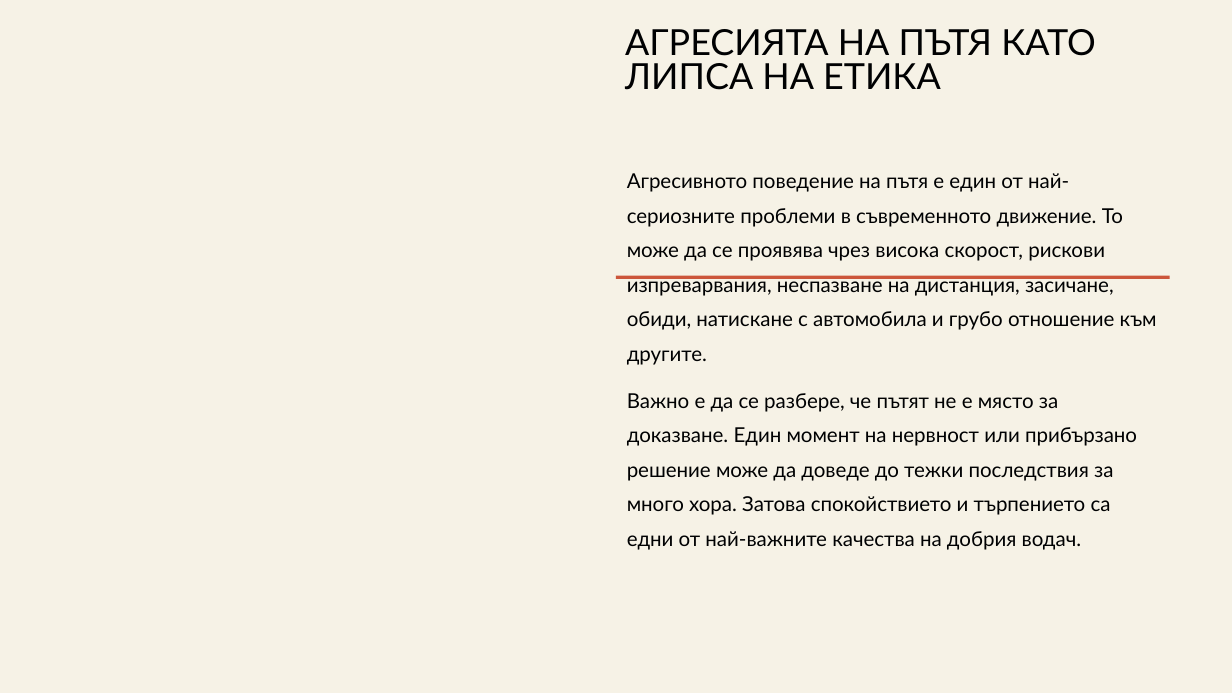
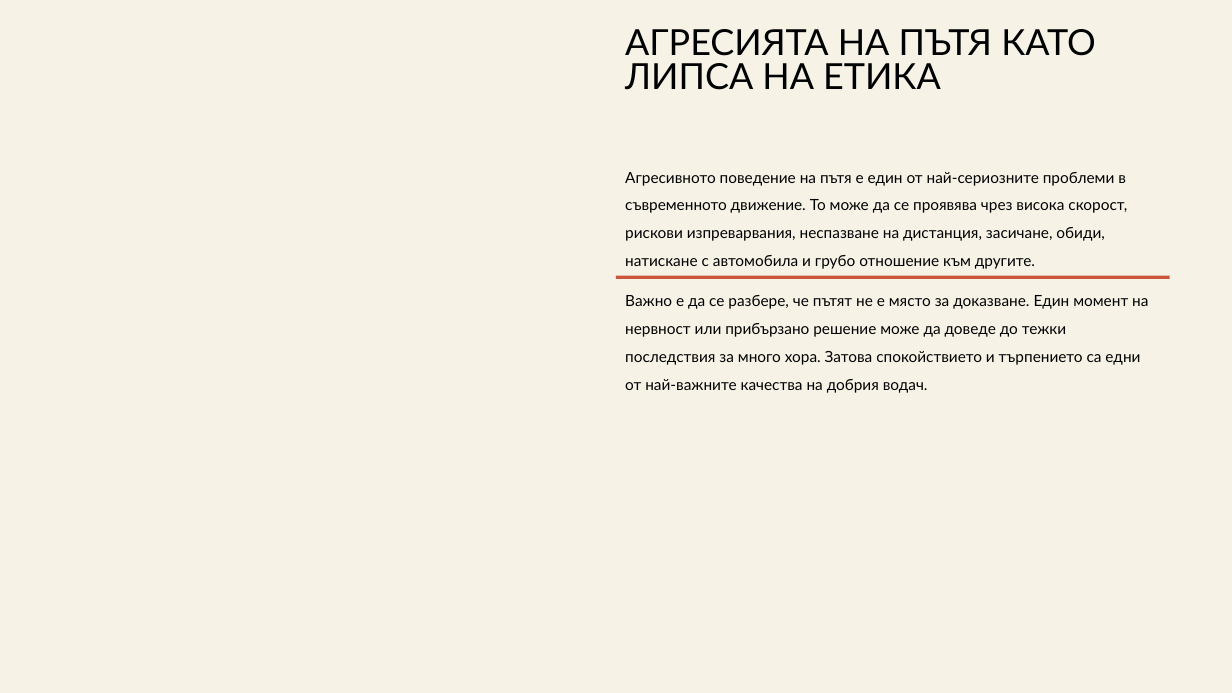
Before and after one commit to Mufonstars79/library753, a slide deck: slide 7 of files/pedagogika/Етика на водача Презентация.odp. Drawn at 1232x693 pixels with LibreOffice and Linux fonts; fonts in the diff are those of the drawing; grey boxes stand for pictures. Boxes give left, top, right and bottom in pixels: in the first picture for what was removed or moved away, otherwise in the second. Text is boxed around its words. In the diff, an @@ line names an element or a change of style, - is before the commit and + after.

Commit message:
Sync: Етика на водача Презентация.odp

```diff
--- a/files/pedagogika/Етика на водача Презентация.odp
+++ b/files/pedagogika/Етика на водача Презентация.odp
@@ text "Агресивното поведение на пътя е ..." at box(625, 172, 1148, 393): size 16 to 12 pt; line spacing 1.4 to 1.5 @@
```
Also in this commit, not shown: 7 other slides changed.
